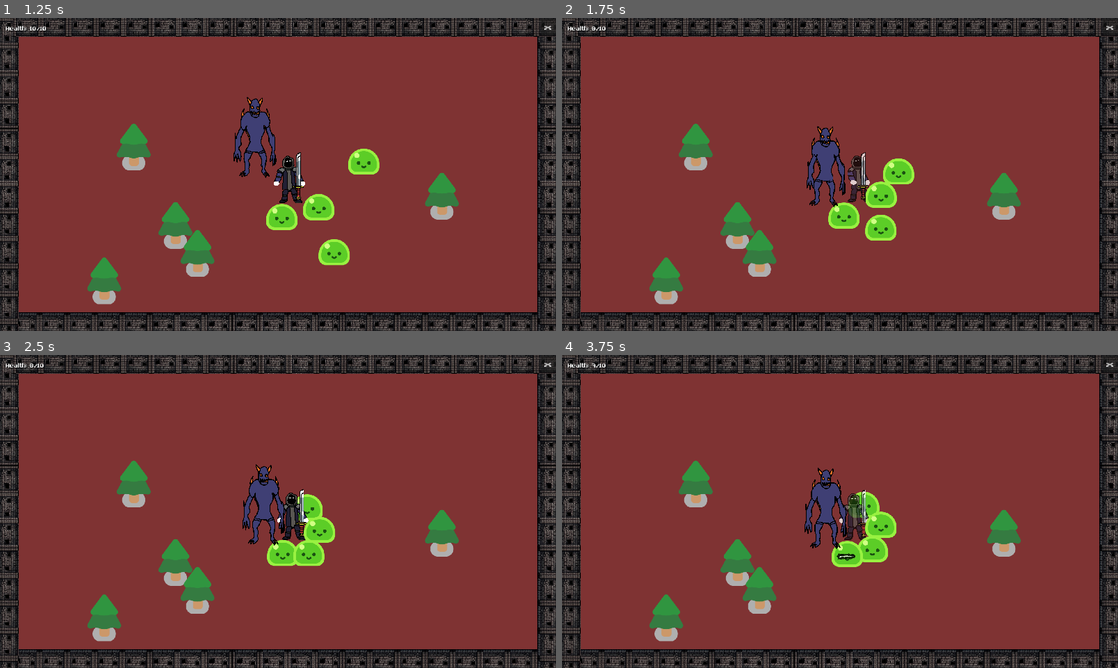
Above: before the commit, frames 1-4 (two rows, left to right).
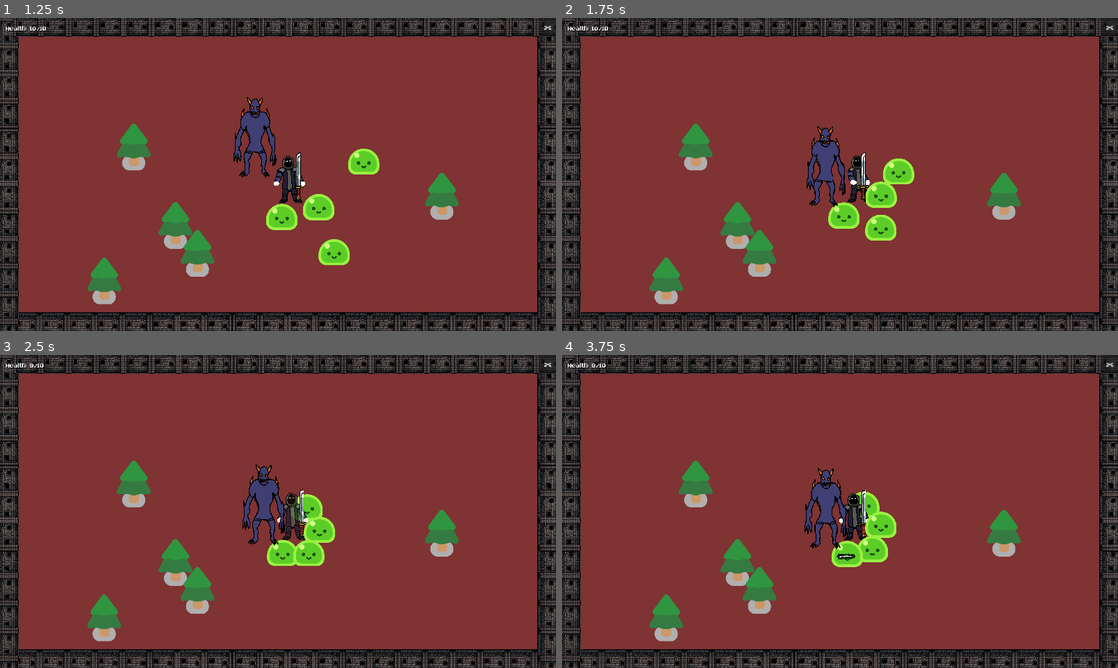
Above: after the commit, the same moments.

Repository: M1N4T0-K4N4E/Erase
Game: Godot game, scene res://TitleScreen.tscn
Two runs of this game, one before a commit and one after it. Both use one fixed random seed, a clock stepped at 60 frames per second and the inputs below.
Inputs (mouse positions are in pixels of both pictures, inside the frame that each line leads up to):
- Up to frame 1 (1.25 s): click "Start Game" at 0.5 s
- Up to frame 2 (1.75 s): move the mouse to (962, 158) at 1.27 s; hold D (move_right) from 1.28 s (still down); click (962, 158) at 1.35 s
- Up to frame 3 (2.5 s): move the mouse to (166, 527) at 2.02 s; release D (move_right) at 2.03 s; hold S (move_down) from 2.03 s (still down); click (166, 527) at 2.1 s
- Up to frame 4 (3.75 s): move the mouse to (895, 442) at 2.77 s; release S (move_down) at 2.78 s; hold D (move_right) 2.78-3.53 s; click (895, 442) at 2.85 s; move the mouse to (812, 574) at 3.52 s; hold W (move_up) from 3.53 s (still down); click (812, 574) at 3.6 s

Frame 1 is identical in both runs. In frame 2, 0.3% of the frame differs, in the area x 5-56%, y 2-59%; in frame 3, 0.1%; in frame 4, 0.3%, in the area x 5-56%, y 2-60%.

Commit message:
chromastome health

Diff:
--- a/Script/mob.gd
+++ b/Script/mob.gd
@@ -27,7 +27,7 @@
 		return
 
 	var distance_to_player = global_position.distance_to(player.global_position)
-	var collision_distance = 100.0  # Adjust this based on your sprite sizes
+	var collision_distance = 90.0  # Adjust this based on your sprite sizes
 
 	if distance_to_player <= collision_distance:
 		# Damage the player
--- a/characters/customized/monster.gd
+++ b/characters/customized/monster.gd
@@ -1,6 +1,7 @@
 extends CharacterBody2D
 
 var player
+var health = 100
 
 func _ready() -> void:
 	player = get_node("../player")
@@ -14,3 +15,17 @@
 		get_node("chroma").play_walk()
 	else :
 		get_node("chroma").play_idle()
+
+func take_damage(amount: int = 1):
+	health -= amount
+	if health <= 0:
+		die()
+
+func die():
+	# Play death animation if you have one
+	# If you have a death animation, uncomment the lines below:
+	# if has_node("mob") and get_node("mob").has_method("play_death_animation"):
+	#     get_node("mob").play_death_animation()
+	#     await get_tree().create_timer(0.5).timeout  # Wait for animation
+
+	queue_free()
Not shown: 1 places in characters/customized/player.tscn that only renumber resources
Not shown: 1 places in characters/happy_boo/happy_boo.tscn that only renumber resources
